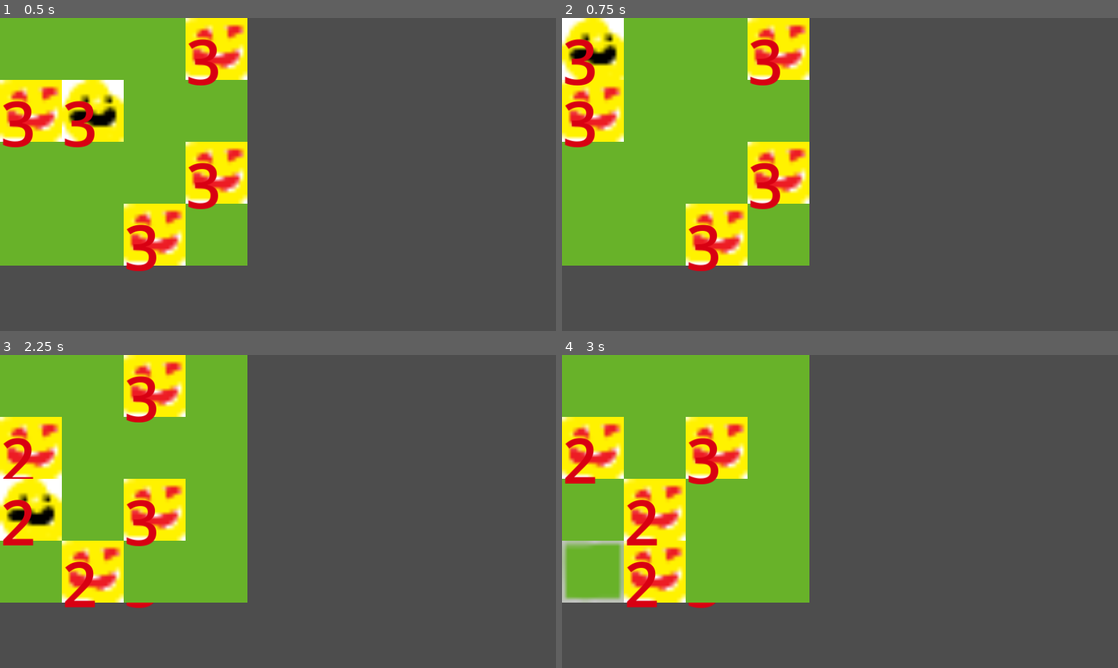
Above: before the commit, frames 1-4 (two rows, left to right).
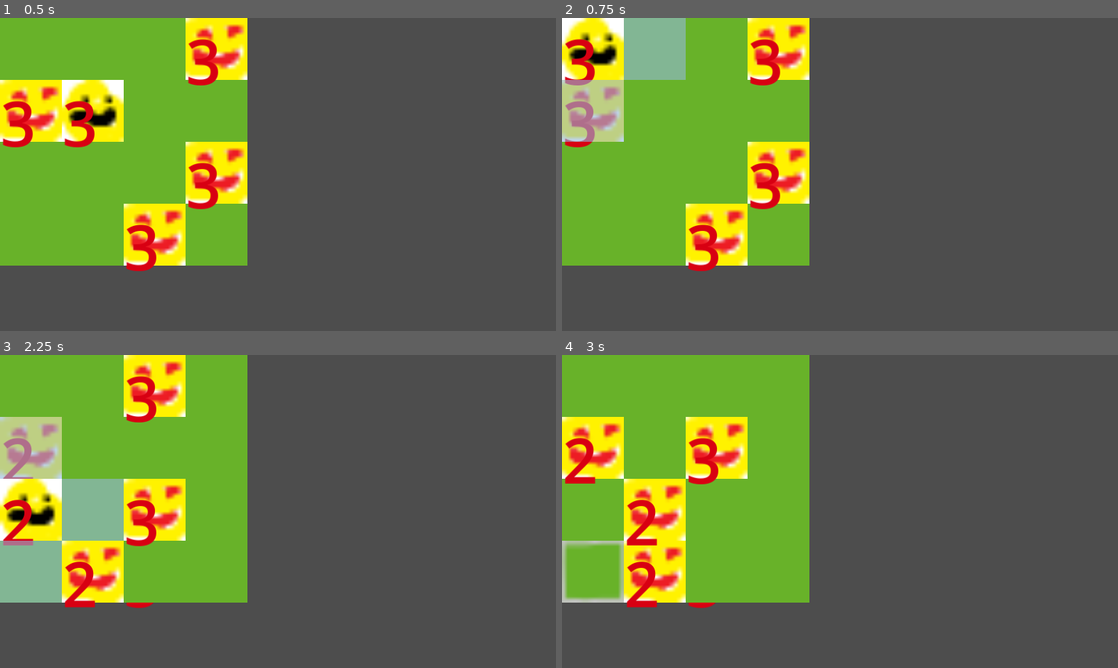
Above: after the commit, the same moments.

Repository: Sam-Goldie/Decree
Game: Godot game, scene res://Level.tscn
Two runs of this game, one before a commit and one after it. Both use one fixed random seed, a clock stepped at 60 frames per second and the inputs below.
Inputs (mouse positions are in pixels of both pictures, inside the frame that each line leads up to):
- Up to frame 1 (0.5 s): no input
- Up to frame 2 (0.75 s): click (595, 49) at 0.52 s
- Up to frame 3 (2.25 s): click (33, 448) at 1.27 s; click (33, 508) at 2.02 s
- Up to frame 4 (3 s): click (595, 570) at 2.77 s

Frame 1 is identical in both runs. In frame 2, 4.4% of the frame differs, in the area x 0-23%, y 0-40%; in frame 3, 6.6%, in the area x 0-23%, y 19-80%; in frame 4, nothing differs.
Error before the commit: Invalid access to property or key 'board_position' on a base object of type 'previously freed'. (res://level.gd:80)
Error after the commit: Invalid access to property or key 'board_position' on a base object of type 'previously freed'. (res://level.gd:88)

Commit message:
Tile Highlighting and hover selection

Diff:
--- a/decree/Tile.tscn
+++ b/decree/Tile.tscn
@@ -15,3 +15,10 @@
 [node name="TileSelector7" type="Sprite2D" parent="."]
 position = Vector2(8, 8)
 texture = ExtResource("2_oyt2u")
+
+[node name="BlinkSquare" type="Polygon2D" parent="."]
+self_modulate = Color(1, 1, 1, 0)
+z_index = 1
+scale = Vector2(0.941176, 1)
+color = Color(0.580392, 0.72549, 0.862745, 1)
+polygon = PackedVector2Array(17, 0, 0, 0, 0, 16, 17, 16)
--- a/decree/level.gd
+++ b/decree/level.gd
@@ -42,6 +42,7 @@
 			tile.position = Vector2i(i * 16, j * 16)
 			tile.board_position = Vector2i(i, j)
 			tile.get_child(1).self_modulate.a = 0
+			tile.get_node("BlinkSquare").self_modulate.a = 0
 			tile.connect("click", _on_tile_click.bind(tile))
 			terrain_layer.add_child(tile)
 			if current != null:
@@ -52,6 +53,12 @@
 	grid.cell_size = Vector2(16,16)
 	grid.diagonal_mode = AStarGrid2D.DIAGONAL_MODE_NEVER
 	grid.update()
+
+func is_valid_position(board_position):
+	if board_position[0] < 0 or board_position[0] > len(board) - 1 or board_position[1] < 0 or board_position[1] > len(board) - 1:
+		return false
+	else:
+		return true
 
 func get_board_position(position : Vector2):
 	var int_position = Vector2i(floori(position[0]), floori(position[1]))
@@ -66,6 +73,7 @@
 
 func take_enemy_turns():
 	clear_dead()
+	remove_target_highlights(player.board_position)
 	for enemy in enemies:
 		enemy.has_moved = false
 	for i in range(len(enemies)):
@@ -112,6 +120,8 @@
 	if grid.is_dirty():
 		grid.update()
 	var current_board_position = get_board_position(entity.position)
+	if entity == player:
+		remove_target_highlights(current_board_position)
 	if target[0] < 0 or target[0] > 3 or target[1] < 0 or target[1] > 3:
 		return
 	if board[target[1]][target[0]] == null:
@@ -120,6 +130,8 @@
 		board[target[1]][target[0]] = entity
 		entity.board_position = target
 		entity.has_moved = true
+	if entity == player:
+		highlight_targets(entity.board_position)
 
 func attack(entity, target):
 	if !is_in_range(entity.board_position, target, entity.range):
@@ -137,3 +149,23 @@
 		move(active_entity, tile.board_position)
 	else:
 		attack(active_entity, tile.board_position)
+
+func highlight_targets(board_position):
+	var offsets = [Vector2i(1,0), Vector2i(0,1), Vector2i(-1,0), Vector2i(0,-1)]
+	for offset in offsets:
+		var target = board_position - offset
+		if is_valid_position(target):
+			highlight_tile(target)
+
+func remove_target_highlights(board_position):
+	var offsets = [Vector2i(1,0), Vector2i(0,1), Vector2i(-1,0), Vector2i(0,-1)]
+	for offset in offsets:
+		var target = board_position - offset
+		if is_valid_position(target):
+			remove_highlight_tile(target)
+
+func highlight_tile(board_position):
+	terrain[board_position[1]][board_position[0]].get_node("BlinkSquare").self_modulate.a = .6
+
+func remove_highlight_tile(board_position):
+	terrain[board_position[1]][board_position[0]].get_node("BlinkSquare").self_modulate.a = 0
Not shown, added: decree/LevA550.tmp
